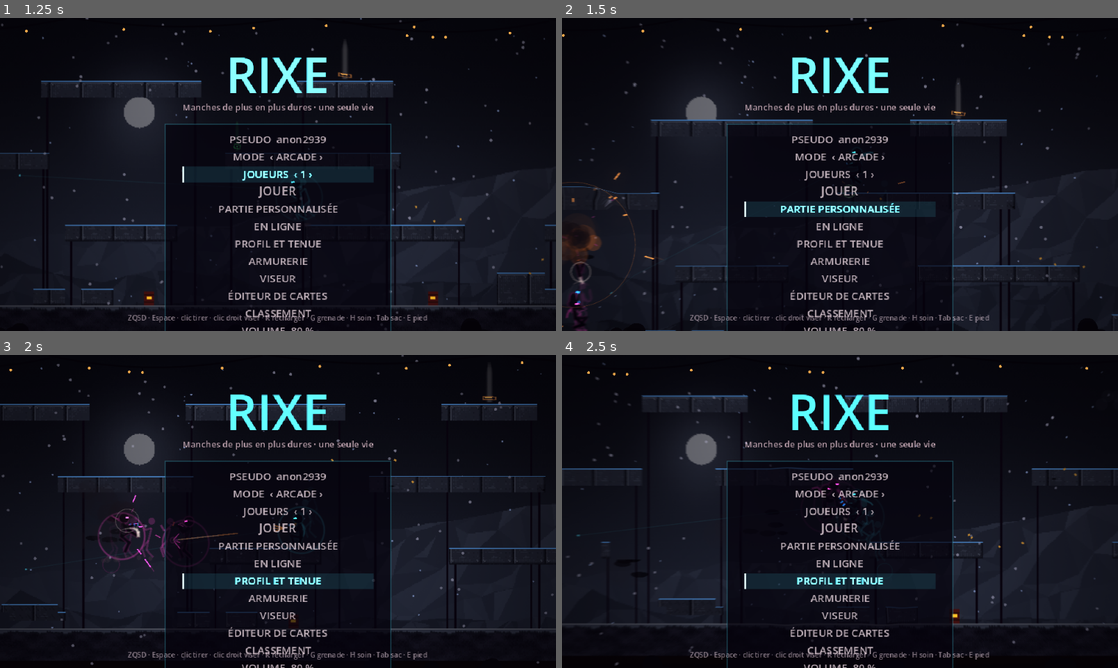
Above: before the commit, frames 1-4 (two rows, left to right).
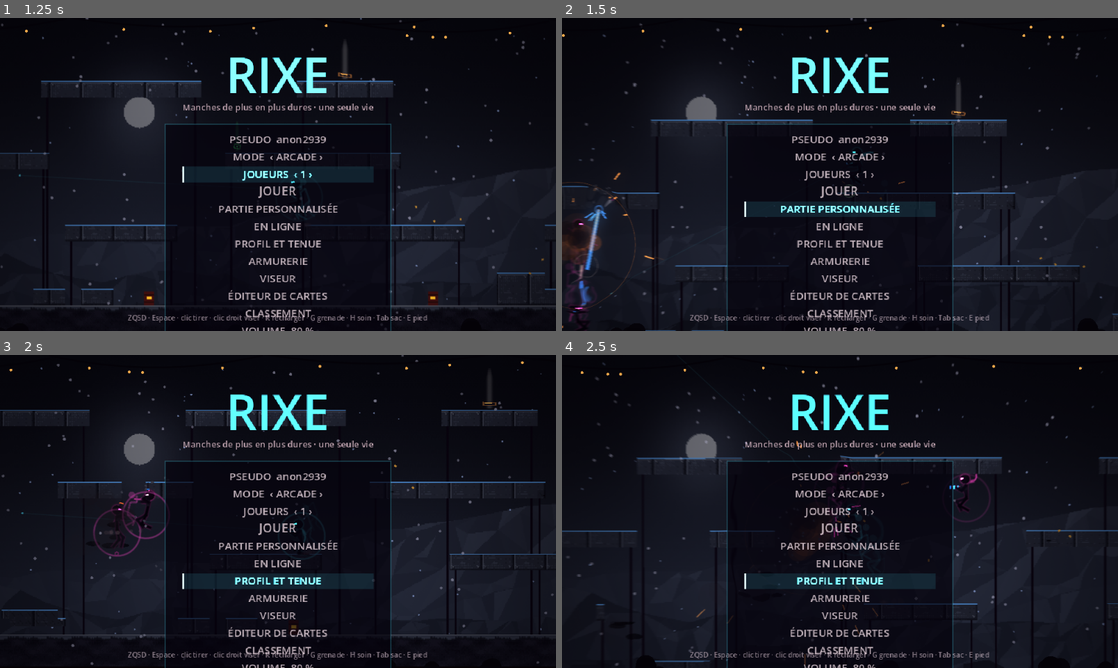
Above: after the commit, the same moments.

Repository: Chrlstopher-c/rixe
Game: Godot game, scene res://game/main.tscn
The game is run twice, just before and just after one commit, with the same random seed, the same clock (stepped at 60 frames per second) and the same inputs.
Inputs (mouse positions are in pixels of both pictures, inside the frame that each line leads up to):
- Up to frame 1 (1.25 s): tap Enter at 0.5 s; move the mouse to (400, 158) at 0.52 s; hold D (right) from 0.53 s (still down); hold Right mouse button (aim) from 0.53 s (still down); click (400, 158) at 0.67 s; tap W (jump) at 0.77, 1.07 s; tap Shift (dash) at 0.8 s
- Up to frame 2 (1.5 s): release D (right) at 1.25 s; release Right mouse button (aim) at 1.25 s; drag from (728, 190) to (812, 237) at 1.27 s
- Up to frame 3 (2 s): no input
- Up to frame 4 (2.5 s): move the mouse to (895, 442) at 2.02 s; hold D (right) from 2.03 s (still down); hold J (fire) from 2.03 s (still down); tap E (melee) at 2.3 s

Frame 1 is identical in both runs. In frame 2, 0.8% of the frame differs, in the area x 0-100%, y 2-100%; in frame 3, 3.9%; in frame 4, 5.0%, in the area x 0-100%, y 0-100%.

Commit message:
Corps à corps : combos direct, crochet, coup de pied ; coup de pied sauté ; synchronisé en ligne
Co-Authored-By: Claude Opus 5.5 (1M context) <noreply@anthropic.com>
Claude-Session: https://claude.ai/code/session_019E4BjX7ceCbkbFqNjaL8nD

Diff:
--- a/fighters/melee.gd
+++ b/fighters/melee.gd
@@ -1,51 +1,97 @@
 class_name Melee
 extends RefCounted
-## Coup de pied de mêlée façon Mortal Kombat : armement, frappe en arc dans l'axe de visée, gros recul.
+## Corps à corps en combos : direct, crochet puis coup de pied de finition, chaque appui dans la fenêtre enchaîne le
+## coup suivant (les deux premiers étourdissent un instant pour que la suite porte) ; en l'air, coup de pied sauté.
 
-const WINDUP := 0.06
+## Coups : membre, armement, durée, portée, dégâts, recul, étourdissement, délai avant le coup d'après.
+const STEPS := [
+	{"name": "jab", "limb": "arm", "windup": 0.05, "dur": 0.15, "range": 26.0, "dmg": 11.0, "knock": 110.0,
+		"stun": 0.3, "cd": 0.04},
+	{"name": "cross", "limb": "arm", "windup": 0.06, "dur": 0.17, "range": 28.0, "dmg": 15.0, "knock": 160.0,
+		"stun": 0.35, "cd": 0.05},
+	{"name": "kick", "limb": "leg", "windup": 0.06, "dur": 0.22, "range": 30.0, "dmg": 26.0, "knock": 420.0,
+		"stun": 0.0, "cd": 0.4},
+]
+const AIR := {"name": "air", "limb": "leg", "windup": 0.04, "dur": 0.3, "range": 32.0, "dmg": 24.0, "knock": 380.0,
+	"stun": 0.0, "cd": 0.35}
+## Durée de référence (exécutions, synchronisation).
 const DURATION := 0.2
-const COOLDOWN := 0.45
-const RANGE := 30.0
+## Après un coup, un nouvel appui pendant cette fenêtre enchaîne sur le suivant.
+const CHAIN := 0.35
 const ARC := 1.0
-const DAMAGE := 20.0
-const KNOCK := 340.0
 
 var owner: Node2D
 var t := 0.0
+## Coup en cours (index dans STEPS, 3 = coup sauté).
+var step := 0
 var _cd := 0.0
+var _chain := 0.0
 var _struck := false
+var _queued := false
+var _was_pressed := false
 
 
 func _init(holder: Node2D) -> void:
 	owner = holder
 
 
+static func def_of(i: int) -> Dictionary:
+	return AIR if i >= STEPS.size() else STEPS[i]
+
+
+func current() -> Dictionary:
+	return def_of(step)
+
+
 func active() -> bool:
 	return t > 0.0
 
 
+func kicking() -> bool:
+	return active() and current().limb == "leg"
+
+
 ## Avancement de l'animation de 0 à 1 (pour la pose du squelette).
 func progress() -> float:
-	return 1.0 - t / DURATION if t > 0.0 else 0.0
+	return 1.0 - t / float(current().dur) if t > 0.0 else 0.0
 
 
 func tick(delta: float, pressed: bool) -> void:
 	_cd -= delta
-	if pressed and _cd <= 0.0 and t <= 0.0:
-		owner.moves.open_parry()
-		t = DURATION
-		_cd = COOLDOWN
-		_struck = false
-		Sfx.play("swing", owner.global_position, -3.0)
+	_chain -= delta
+	if pressed and not _was_pressed and (t > 0.0 or _cd > 0.0):
+		_queued = true
+	_was_pressed = pressed
+	if t <= 0.0 and _cd <= 0.0 and (pressed or _queued):
+		_start()
 	if t <= 0.0:
 		return
 	t -= delta
-	if not _struck and DURATION - t >= WINDUP:
+	if not _struck and float(current().dur) - t >= float(current().windup):
 		_struck = true
 		_strike()
+	if t <= 0.0:
+		_chain = CHAIN
+		_cd = float(current().cd)
+
+
+func _start() -> void:
+	_queued = false
+	if not owner.is_on_floor():
+		step = STEPS.size()
+		owner.velocity += owner.aim_dir * 140.0
+	elif _chain > 0.0 and step < STEPS.size() - 1:
+		step += 1
+	else:
+		step = 0
+	owner.moves.open_parry()
+	t = float(current().dur)
+	_struck = false
+	Sfx.play("swing", owner.global_position, -3.0, 0.15)
 
 
 func _strike() -> void:
+	var d := current()
 	var origin: Vector2 = owner.global_position + Vector2(0, -24)
 	var dir: Vector2 = owner.aim_dir
 	var landed := false
@@ -54,17 +100,21 @@
 			continue
 		var target := _closest_joint(o, origin)
 		var to := target - origin
-		if to.length() <= RANGE and absf(to.angle_to(dir)) <= ARC and o.moves.parries(owner):
+		if to.length() > float(d.range) or absf(to.angle_to(dir)) > ARC:
 			continue
-		if to.length() <= RANGE and absf(to.angle_to(dir)) <= ARC:
-			o.take_hit(DAMAGE, (dir + Vector2(0, -0.35)).normalized(), target, owner, KNOCK)
-			landed = true
+		if o.moves.parries(owner):
+			continue
+		o.take_hit(float(d.dmg), (dir + Vector2(0, -0.35)).normalized(), target, owner, float(d.knock))
+		if float(d.stun) > 0.0 and not o.remote:
+			o.moves.stun_t = maxf(o.moves.stun_t, float(d.stun))
+		landed = true
 	Juice.fx.emit(5, origin + dir * 14.0, Vector2.ZERO, 0.12, 12.0, Color(2.5, 2.3, 2.2, 0.7))
-	Juice.arena.damage(origin + dir * 20.0, 14.0, 4.0, owner)
+	Juice.arena.damage(origin + dir * 20.0, 14.0 if d.limb == "leg" else 7.0, 4.0, owner)
 	if landed:
-		Sfx.play("punch", origin, 2.0)
-		Juice.shake(0.25, origin)
-		Juice.hitstop(0.05)
+		_chain = CHAIN + float(d.dur)
+		Sfx.play("punch", origin, 2.0 if d.limb == "leg" else -1.0, 0.15)
+		Juice.shake(0.25 if d.limb == "leg" else 0.12, origin)
+		Juice.hitstop(0.05 if d.limb == "leg" else 0.03)
 
 
 static func _closest_joint(f: Node2D, from: Vector2) -> Vector2:
--- a/fighters/stick_rig.gd
+++ b/fighters/stick_rig.gd
@@ -130,7 +130,7 @@
 
 
 func _pose_kick() -> void:
-	if not fighter.melee.active():
+	if not fighter.melee.kicking():
 		_kick_trail.clear()
 		return
 	var ext := sin(fighter.melee.progress() * PI)
@@ -155,6 +155,10 @@
 		var dip := sin(k * PI)
 		aim = aim.rotated(fighter.facing * 0.9 * dip)
 		pivot += Vector2(0, 2.0 * dip)
+	var punch := _punch()
+	if punch != Vector2.ZERO:
+		pivot += aim * punch.x
+		j.shoulder = j.shoulder + aim * punch.y
 	gun_dir = aim
 	j.hand0 = pivot
 	j.hand1 = pivot + aim * 4.5
@@ -164,6 +168,15 @@
 	j.elbow1 = ik(shoulder, j.hand1, UPPER, FORE, -fighter.facing)
 	j.pivot = pivot
 	muzzle_local = pivot + aim * float(fighter.gun.def.length)
+
+
+## Coup de poing en cours : [allonge du poing, avancée de l'épaule] ; zéro hors des coups de poing.
+func _punch() -> Vector2:
+	var m: Melee = fighter.melee
+	if not m.active() or m.kicking():
+		return Vector2.ZERO
+	var ext := sin(m.progress() * PI)
+	return Vector2(7.0 if m.step == 0 else 9.5, 0.8 if m.step == 0 else 2.0) * ext
 
 
 func muzzle_global() -> Vector2:
--- a/online/net_fighters.gd
+++ b/online/net_fighters.gd
@@ -62,7 +62,8 @@
 		flags |= (F_ROLL if f.moves.roll_t > 0.0 else 0) | (F_SLIDE if f.moves.slide_t > 0.0 else 0)
 		flags |= (F_STUN if f.moves.stunned() else 0) | (F_BOSS if f.boss else 0)
 		rows.append([f.net_id, f.net_life, f.global_position, f.velocity, f.aim_dir, f.hp, f.gun.id,
-			f.gun.attachments, f.body.missing.duplicate(), f.team, f.team_color, flags, f.melee.t, f.dash_t, f.outfit])
+			f.gun.attachments, f.body.missing.duplicate(), f.team, f.team_color, flags, f.melee.t, f.dash_t, f.outfit,
+			f.melee.step])
 	return {"t": "s", "f": rows}
 
 
@@ -119,6 +120,7 @@
 	f.hp = row[5]
 	f.aiming = (int(row[11]) & F_AIMING) != 0
 	f.melee.t = row[12]
+	f.melee.step = int(row[15]) if row.size() > 15 else 2
 	f.dash_t = row[13]
 	_sync_moves(f, int(row[11]))
 	if f.gun.id != row[6] or f.gun.attachments != row[7]:
--- a/tests/test_melee.gd
+++ b/tests/test_melee.gd
@@ -1,9 +1,9 @@
 extends RefCounted
-## Tests de mêlée : coup de pied (touche, blesse, repousse) et exécution d'un bot vacillant.
+## Tests de mêlée : coup de pied (touche, blesse, repousse), combos et coup sauté, exécution d'un bot vacillant.
 
 
 func names() -> Array[String]:
-	return ["melee", "execution"]
+	return ["melee", "combo", "execution"]
 
 
 func test_melee(t: Node) -> void:
@@ -18,12 +18,48 @@
 	brain.press_melee()
 	await t.frames(30)
 	t.check(b.hp < hp0, "la cible perd de la vie (%.0f → %.0f)" % [hp0, b.hp])
-	t.check(b.global_position.x > 630.0, "la cible est repoussée (x=%.0f)" % b.global_position.x)
+	t.check(b.global_position.x > 618.5, "la cible recule (x=%.0f)" % b.global_position.x)
 	var far: Fighter = t.main.spawn_test_fighter(Vector2(900, -10), ScriptBrain.new(), "rifle", false)
 	await t.frames(30)
 	brain.press_melee()
 	await t.frames(60)
 	t.check(far.hp == Fighter.MAX_HP, "une cible lointaine n'est pas touchée")
+
+
+func test_combo(t: Node) -> void:
+	var brain := ScriptBrain.new()
+	var a: Fighter = t.main.spawn_test_fighter(Vector2(600, -10), brain, "rifle", true)
+	var b: Fighter = t.main.spawn_test_fighter(Vector2(620, -10), ScriptBrain.new(), "rifle", false)
+	await t.until(func() -> bool: return a.is_on_floor() and b.is_on_floor(), 120)
+	await t.frames(20)
+	brain.aim = b.global_position + Vector2(0, -20)
+	var steps := []
+	var stunned := false
+	for i in 3:
+		brain.press_melee()
+		await t.until(func() -> bool: return a.melee.active(), 30)
+		steps.append(a.melee.step)
+		await t.frames(int(Melee.STEPS[i].windup * 120) + 2)
+		stunned = stunned or b.moves.stunned()
+		await t.until(func() -> bool: return not a.melee.active(), 60)
+		await t.frames(4)
+		brain.aim = b.global_position + Vector2(0, -20)
+	t.check(steps == [0, 1, 2], "trois appuis : direct, crochet, coup de pied (%s)" % str(steps))
+	t.check(stunned, "les coups de poing étourdissent la cible")
+	t.check(b.hp < Fighter.MAX_HP - 40.0, "le combo complet fait mal (%.0f PV)" % b.hp)
+	await t.frames(80)
+	brain.press_melee()
+	await t.until(func() -> bool: return a.melee.active(), 30)
+	t.check(a.melee.step == 0, "après une pause, le combo repart du début")
+	await t.frames(60)
+	brain.press_jump()
+	await t.frames(10)
+	brain.press_melee()
+	await t.frames(2)
+	t.check(a.melee.step == Melee.STEPS.size(), "en l'air : coup de pied sauté")
+	a.queue_free()
+	if is_instance_valid(b):
+		b.queue_free()
 
 
 func test_execution(t: Node) -> void:
